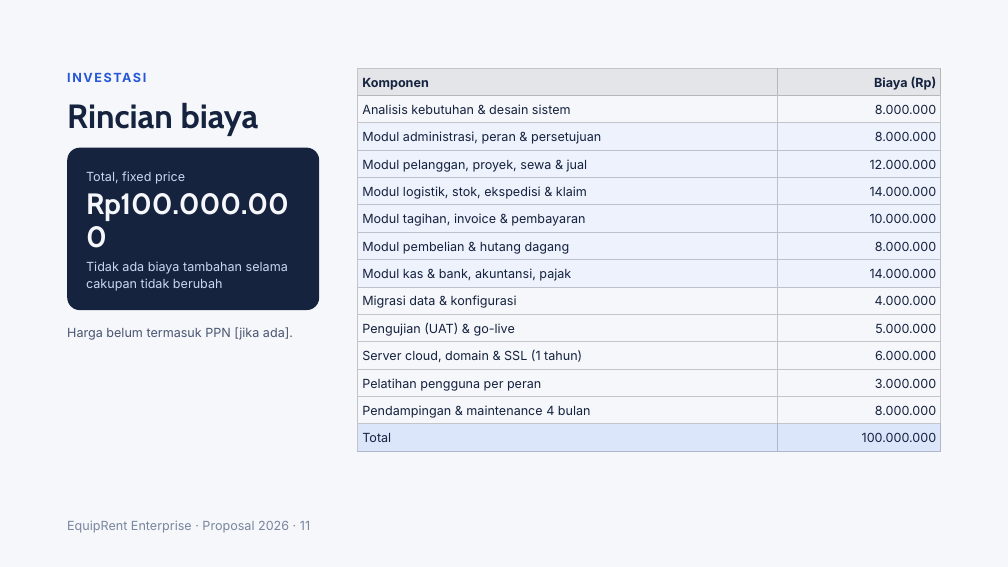
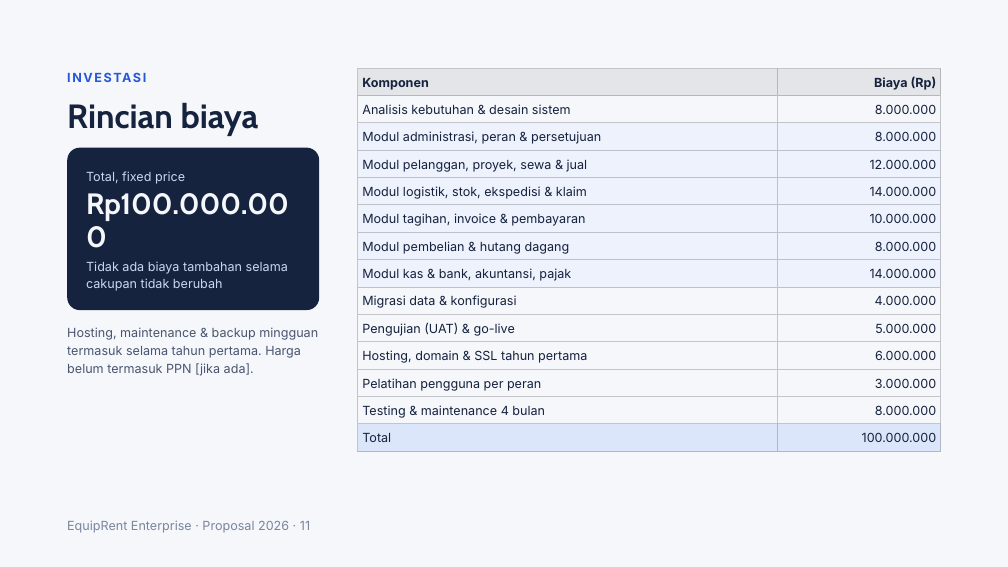
Before and after one commit to erziealdrian02/tkn-rent-revamp, a slide deck: slide 11 of equiprent-enterprise/excel/Proposal EquipRent Enterprise.pptx. Drawn at 1008x567 pixels with LibreOffice and Linux fonts; fonts in the diff are those of the drawing. Boxes give left, top, right and bottom in pixels: in the first picture for what was removed or moved away, otherwise in the second. Text is boxed around its words. In the diff, an @@ line names an element or a change of style, - is before the commit and + after.

```diff
--- a/equiprent-enterprise/excel/Proposal EquipRent Enterprise.pptx
+++ b/equiprent-enterprise/excel/Proposal EquipRent Enterprise.pptx
@@ table at (x1=358, y1=68, x2=941, y2=451) @@
-row 11, column 1: Server cloud, domain & SSL (1 tahun)
+row 11, column 1: Hosting, domain & SSL tahun pertama
-row 13, column 1: Pendampingan & maintenance 4 bulan
+row 13, column 1: Testing & maintenance 4 bulan
@@ text at (x1=67, y1=327, x2=318, y2=376): text changed @@
-Harga belum termasuk PPN [jika ada].
+Hosting, maintenance & backup mingguan termasuk selama tahun pertama. Harga belum termasuk PPN [jika ada].
```
Also in this commit, not shown: 8 other slides changed, 2 other files.
